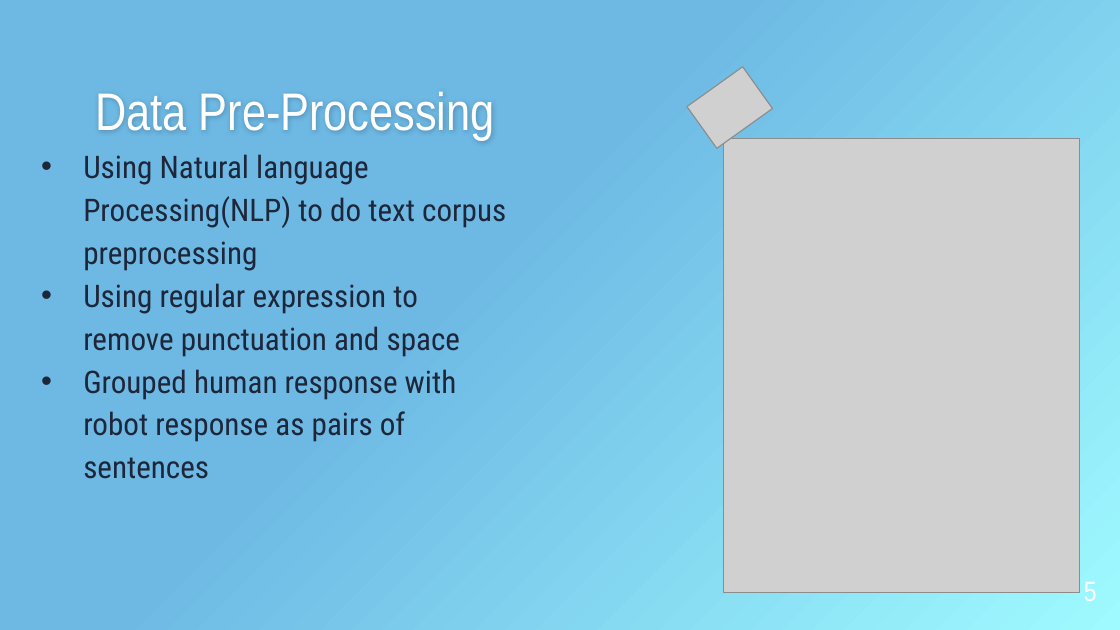
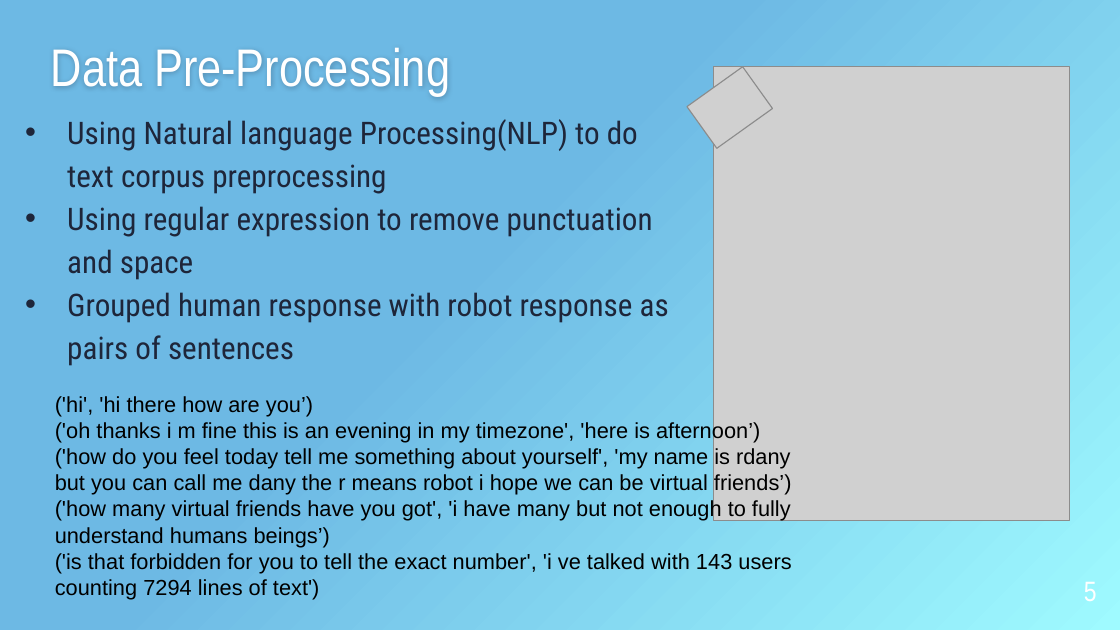
Before and after one commit to ccw5241/Deep_Learning_Project, a slide deck: slide 5 of Chatbot_Project_v2.0.pptx. Drawn at 1120x630 pixels with LibreOffice and Linux fonts; fonts in the diff are those of the drawing; grey boxes stand for pictures. Boxes give left, top, right and bottom in pixels: in the first picture for what was removed or moved away, otherwise in the second. Text is boxed around its words. In the diff, an @@ line names an element or a change of style, - is before the commit and + after.

```diff
--- a/Chatbot_Project_v2.0.pptx
+++ b/Chatbot_Project_v2.0.pptx
@@ title "Data Pre-Processing": place and size @@
-title "Data Pre-Processing" at (95, 91, 495, 139)
+title "Data Pre-Processing" at (51, 47, 450, 95)
@@ picture: place and size @@
-picture at (724, 139, 1080, 592)
+picture at (713, 67, 1070, 521)
@@ text "Using Natural language Processing(NLP) to ..." rewrapped from (83, 154, 506, 479) to (67, 119, 669, 366) @@
@@ text added at (55, 396, 792, 600), 14 pt, text #000000 @@
+('hi', 'hi there how are you’)
+('oh thanks i m fine this is an evening in my timezone', 'here is afternoon’)
+('how do you feel today tell me something about yourself', 'my name is rdany but you can call me dany the r means robot i hope we can be virtual friends’)
+('how many virtual friends have you got', 'i have many but not enough to fully understand humans beings’)
+('is that forbidden for you to tell the exact number', 'i ve talked with 143 users counting 7294 lines of text')
```
Also in this commit, not shown: 2 other slides changed, 1 other file.
